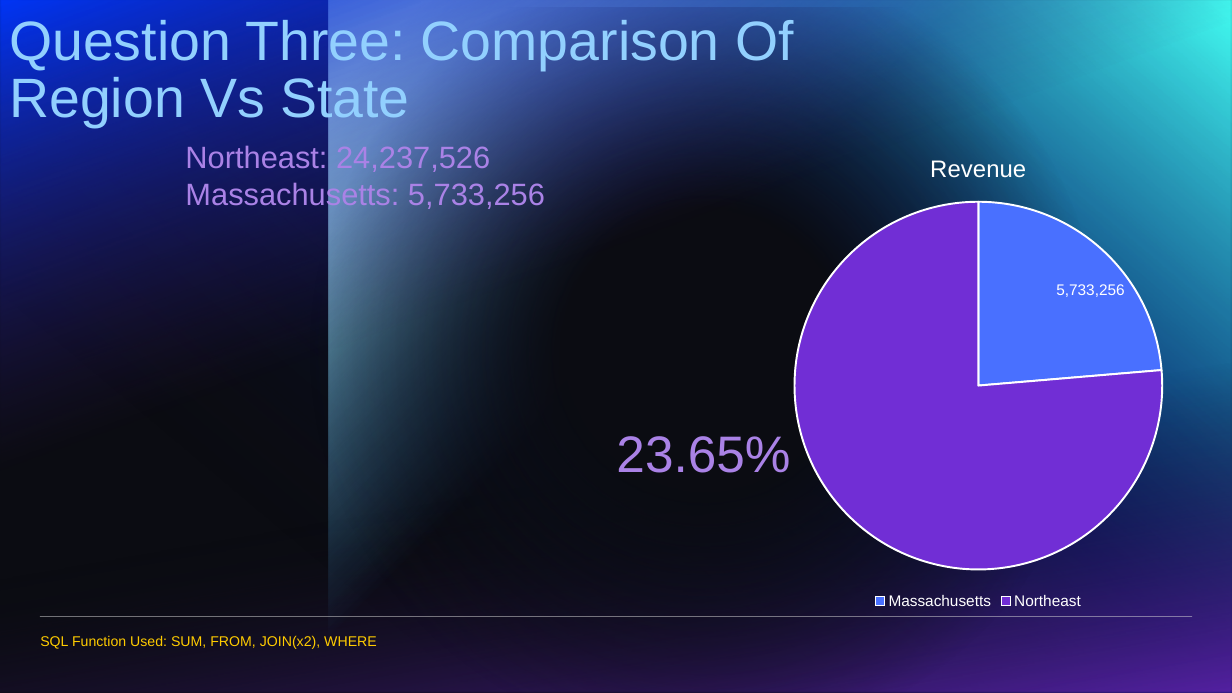
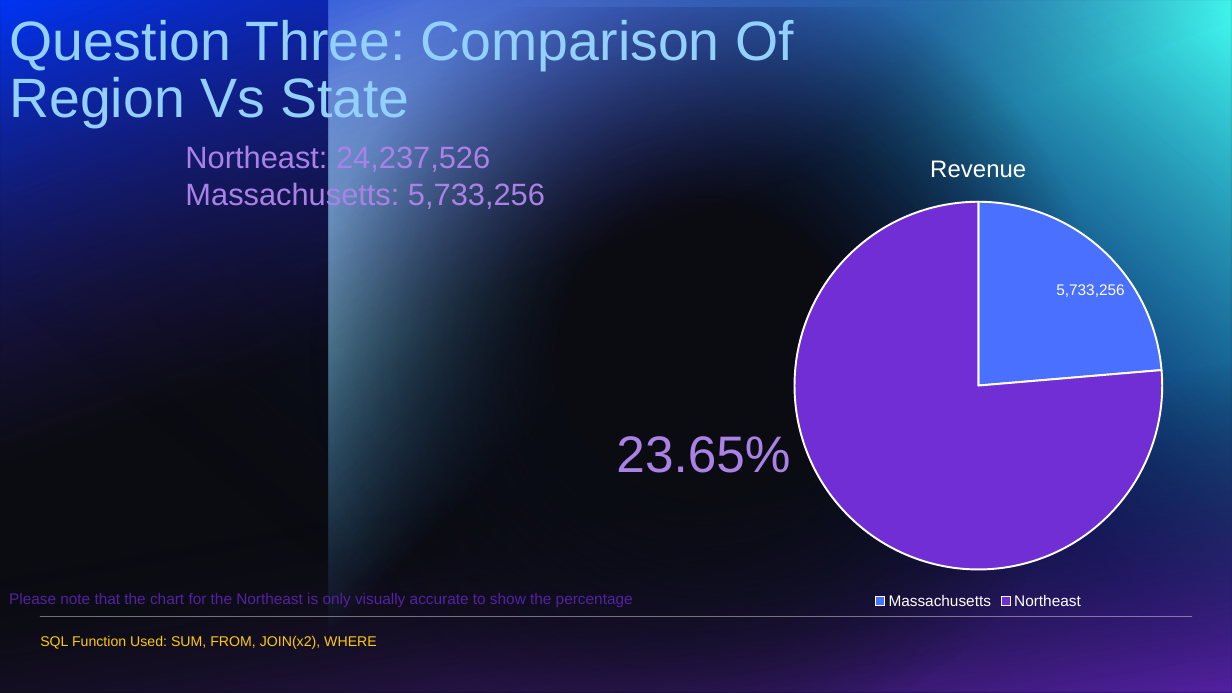
Before and after one commit to AmaiyahY/Capstone_1, a slide deck: slide 4 of Young_Capstone_Presentation.pptx. Drawn at 1232x693 pixels with LibreOffice and Linux fonts; fonts in the diff are those of the drawing. Boxes give left, top, right and bottom in pixels: in the first picture for what was removed or moved away, otherwise in the second. Text is boxed around its words. In the diff, an @@ line names an element or a change of style, - is before the commit and + after.

Commit message:
Added some changes/fixes for accurate analysis

```diff
--- a/Young_Capstone_Presentation.pptx
+++ b/Young_Capstone_Presentation.pptx
@@ text added at box(9, 593, 633, 607), 12 pt, text #5421A2 @@
+Please note that the chart for the Northeast is only visually accurate to show the percentage
```
Also in this commit, not shown: 1 other slide changed, 1 other file.
